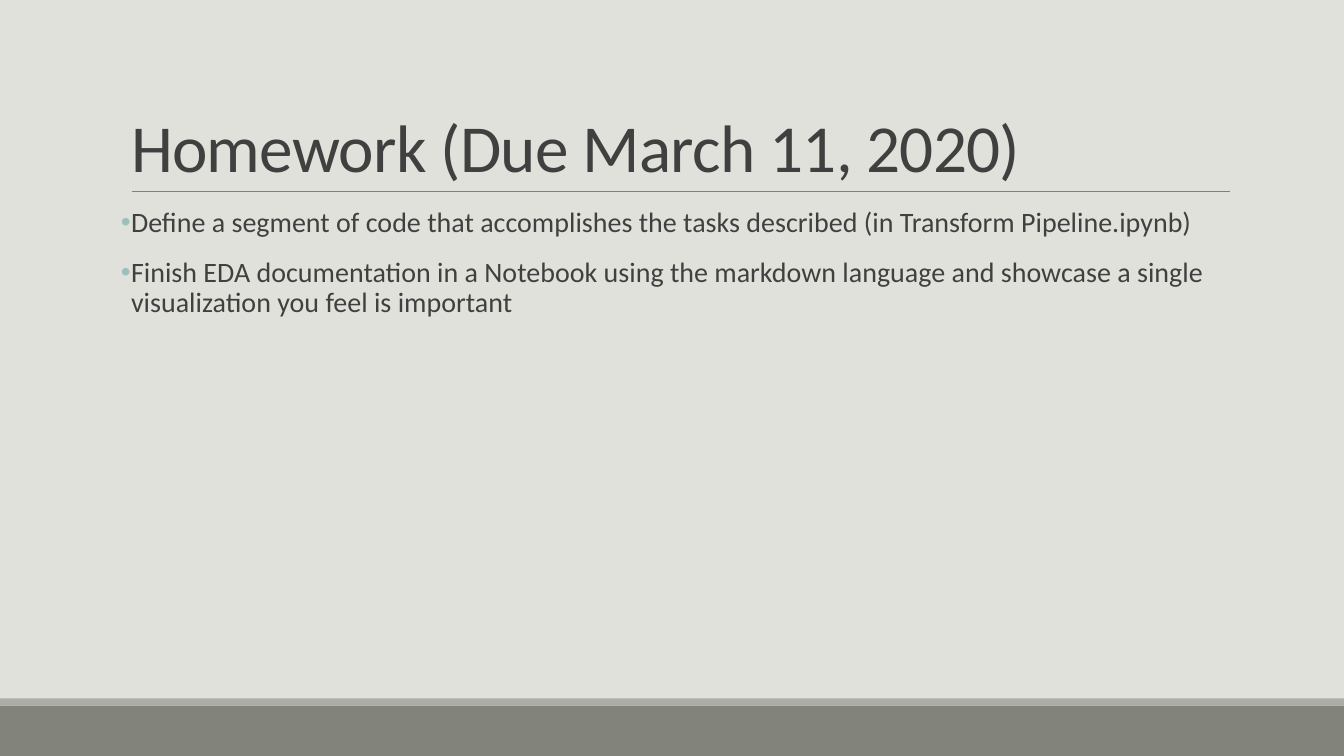
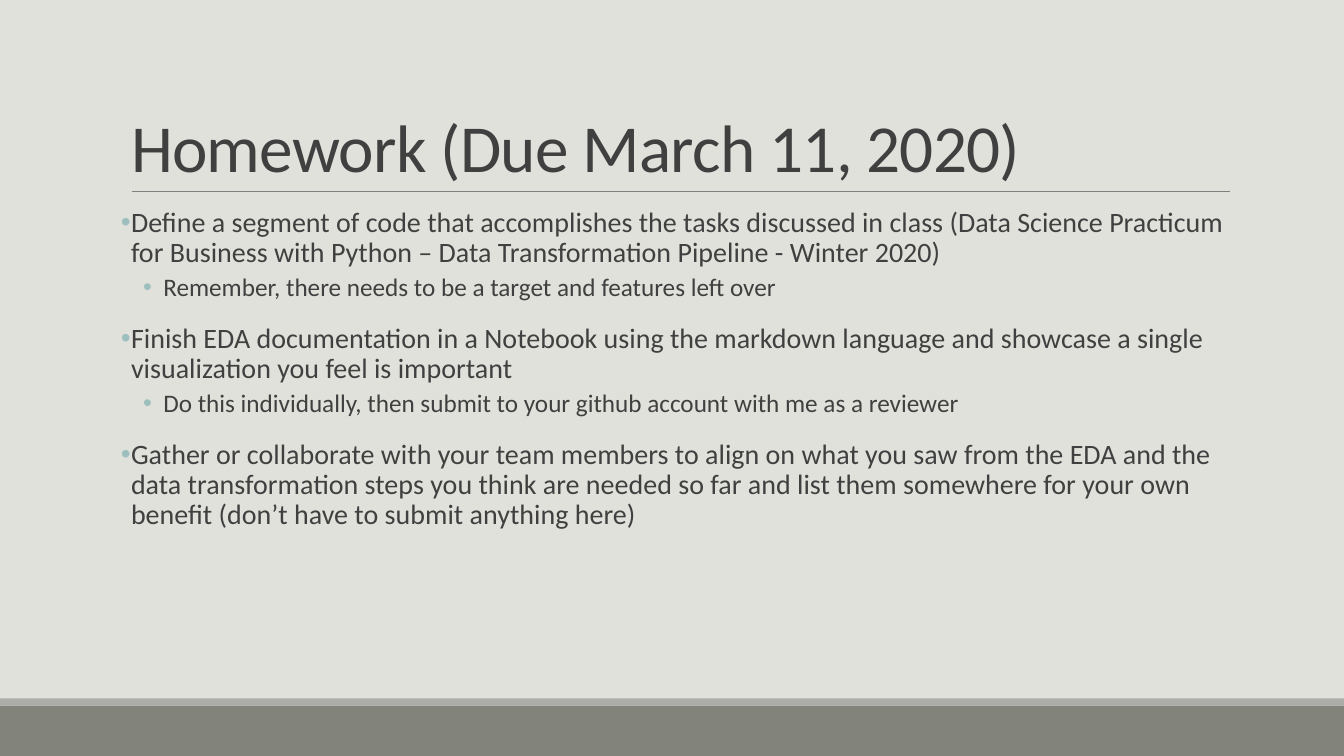
Before and after one commit to casey-whorton-waynestate/public-course-content, a slide deck: slide 36 of Wayne State Course.pptx (slide 41 before the commit). Drawn at 1344x756 pixels with LibreOffice and Linux fonts; fonts in the diff are those of the drawing. Boxes give left, top, right and bottom in pixels: in the first picture for what was removed or moved away, otherwise in the second. Text is boxed around its words. In the diff, an @@ line names an element or a change of style, - is before the commit and + after.

```diff
--- a/Wayne State Course.pptx
+++ b/Wayne State Course.pptx
@@ text at (131,211,1222,301): text changed @@
-• Define a segment of code that accomplishes the tasks described (in Transform Pipeline.ipynb)
+• Define a segment of code that accomplishes the tasks discussed in class (Data Science Practicum for Business with Python – Data Transformation Pipeline - Winter 2020)
+  • Remember, there needs to be a target and features left over
@@ text at (131,394,1210,529): paragraphs added @@
+  • Do this individually, then submit to your github account with me as a reviewer
+• Gather or collaborate with your team members to align on what you saw from the EDA and the data transformation steps you think are needed so far and list them somewhere for your own benefit (don’t have to submit anything here)
```
Also in this commit, not shown: 10 other slides changed, 6 slides added, 7 slides removed.
